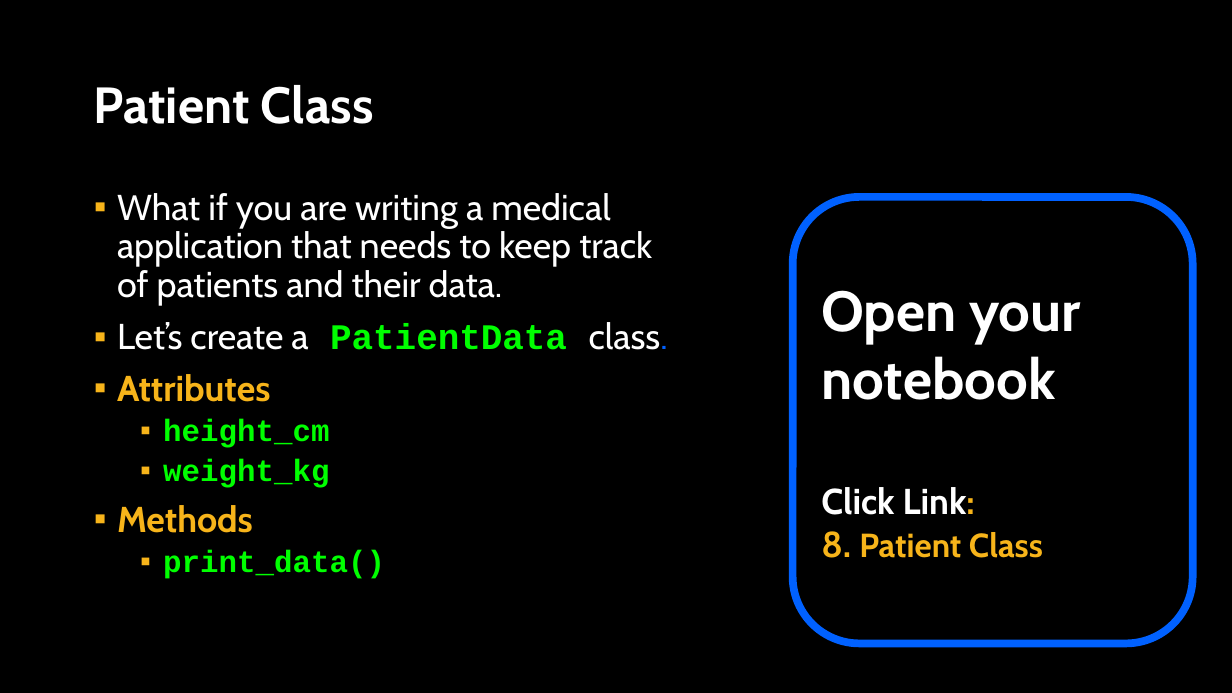
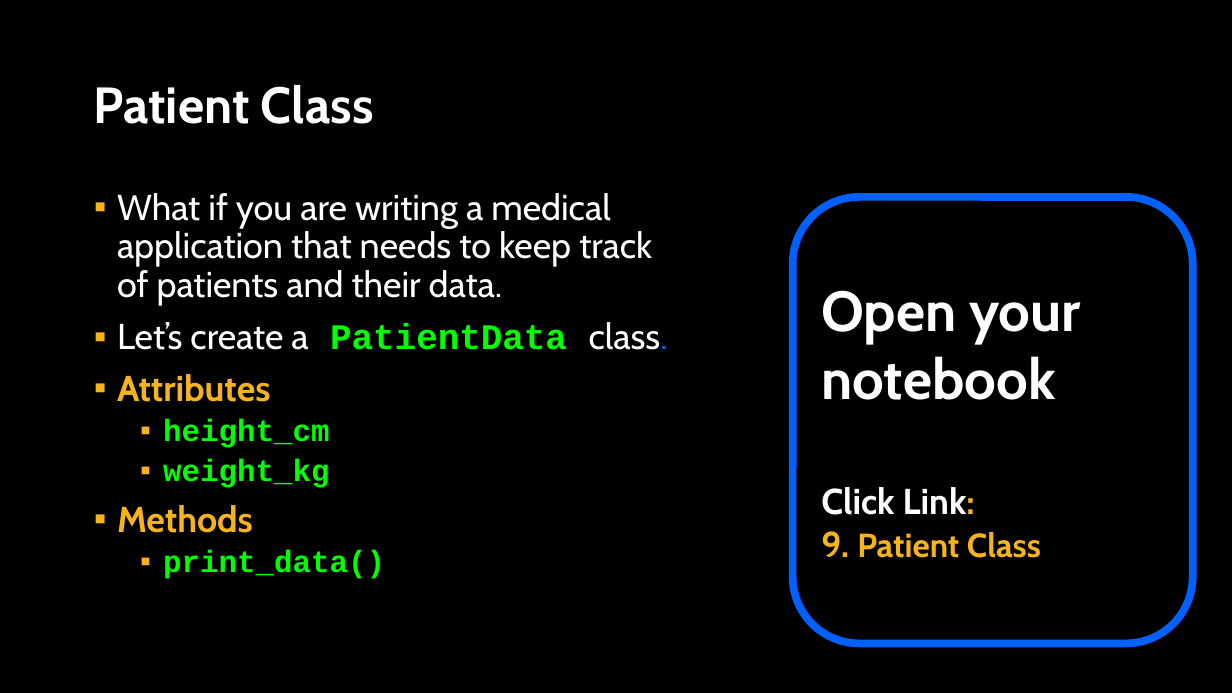
Before and after one commit to APS106/APS106-winter-2024-kinsella-goodfellow, a slide deck: slide 38 of lectures/week9/lecture3/slides/week9_lecture3.pptx (slide 37 before the commit). Drawn at 1232x693 pixels with LibreOffice and Linux fonts; fonts in the diff are those of the drawing; background and template pictures are left out. Boxes give left, top, right and bottom in pixels: in the first picture for what was removed or moved away, otherwise in the second. Text is boxed around its words. In the diff, an @@ line names an element or a change of style, - is before the commit and + after.

```diff
--- a/lectures/week9/lecture3/slides/week9_lecture3.pptx
+++ b/lectures/week9/lecture3/slides/week9_lecture3.pptx
@@ text in rounded rectangle at (821,531,1041,558): text changed @@
-8. Patient Class
+9. Patient Class
```
Also in this commit, not shown: 1 slide added, 3 other files.
